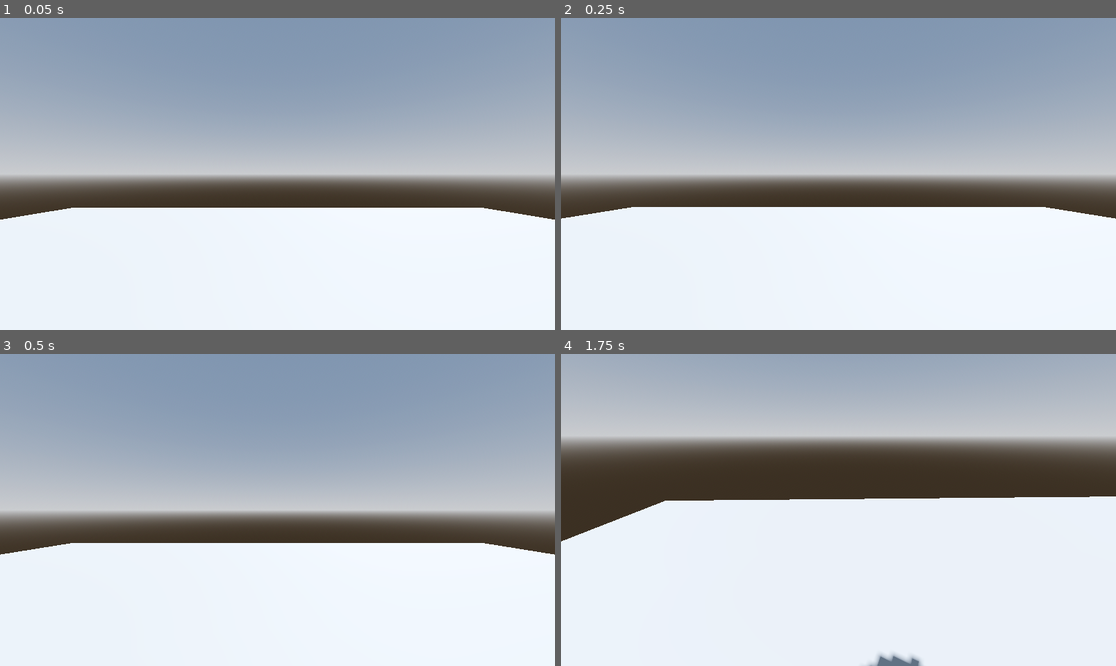
Above: before the commit, frames 1-4 (two rows, left to right).
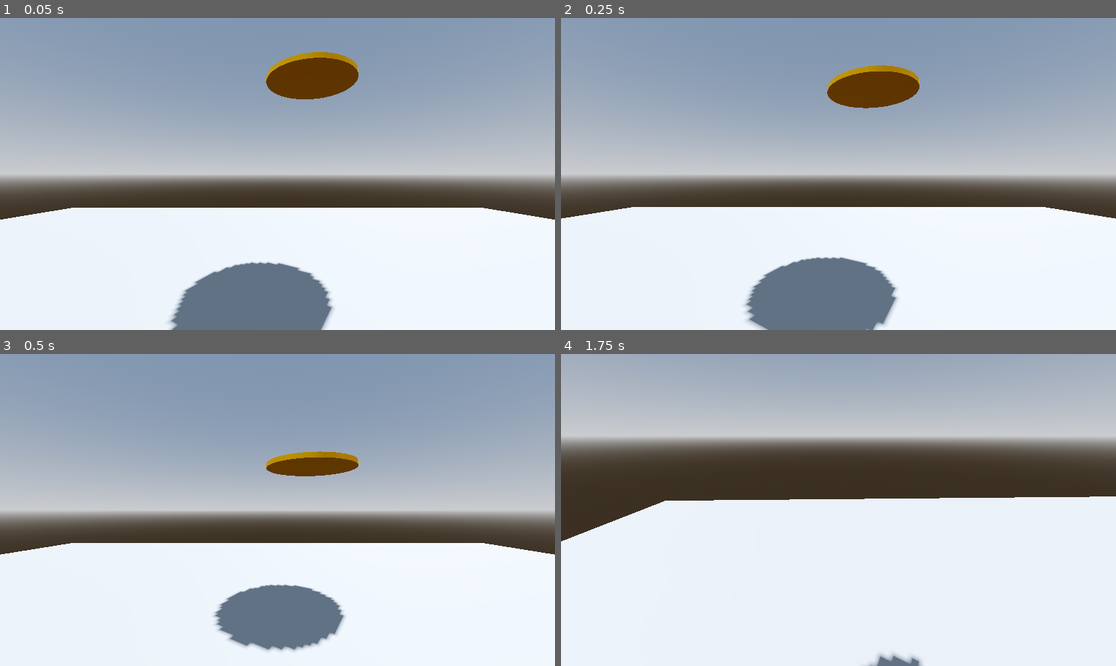
Above: after the commit, the same moments.

Repository: Zawaer/coin-thing
Game: Godot game, scene res://main.tscn
Same seed, same stepped clock (60 frames per second), same inputs: the game is played once before the commit and once after it.
Inputs (mouse positions are in pixels of both pictures, inside the frame that each line leads up to):
- Up to frame 1 (0.05 s): no input
- Up to frame 2 (0.25 s): no input
- Up to frame 3 (0.5 s): no input
- Up to frame 4 (1.75 s): tap Enter (ui_accept) at 0.5, 0.77, 1.52 s; move the mouse to (960, 494) at 0.52 s; hold D (right) 0.53-1.28 s; click (960, 494) at 0.67 s; move the mouse to (810, 510) at 1.27 s; hold W (forward) from 1.28 s (still down)

The runs differ from the first frame. In frame 1, 7.2% of the frame differs, in the area x 30-65%, y 10-100%; in frame 2, 7.2%; in frame 3, 5.0%; in frame 4, nothing differs.

Commit message:
Update scene configuration: increase load steps and add Coin instance

Diff:
--- a/main.tscn
+++ b/main.tscn
@@ -1,6 +1,7 @@
-[gd_scene load_steps=9 format=3 uid="uid://dl8uit8tl7ysn"]
+[gd_scene load_steps=10 format=3 uid="uid://dl8uit8tl7ysn"]
 
 [ext_resource type="Script" uid="uid://ejayi0xckqfg" path="res://player.gd" id="1_ig7tw"]
+[ext_resource type="PackedScene" uid="uid://bc248dop0l2sc" path="res://coin.tscn" id="2_0xm2m"]
 
 [sub_resource type="ProceduralSkyMaterial" id="ProceduralSkyMaterial_7dm0k"]
 sky_horizon_color = Color(0.66224277, 0.6717428, 0.6867428, 1)
@@ -57,3 +58,6 @@
 transform = Transform3D(1, 0, 0, 0, 1, 0, 0, 0, 1, 0, 0.63033867, 0)
 
 [node name="Camera3D" type="Camera3D" parent="CharacterBody3D/Neck"]
+
+[node name="Coin" parent="." instance=ExtResource("2_0xm2m")]
+transform = Transform3D(1, 0, 0, 0, 1, 0, 0, 0, 1, 0.74840355, 3.750475, -4.5775423)
